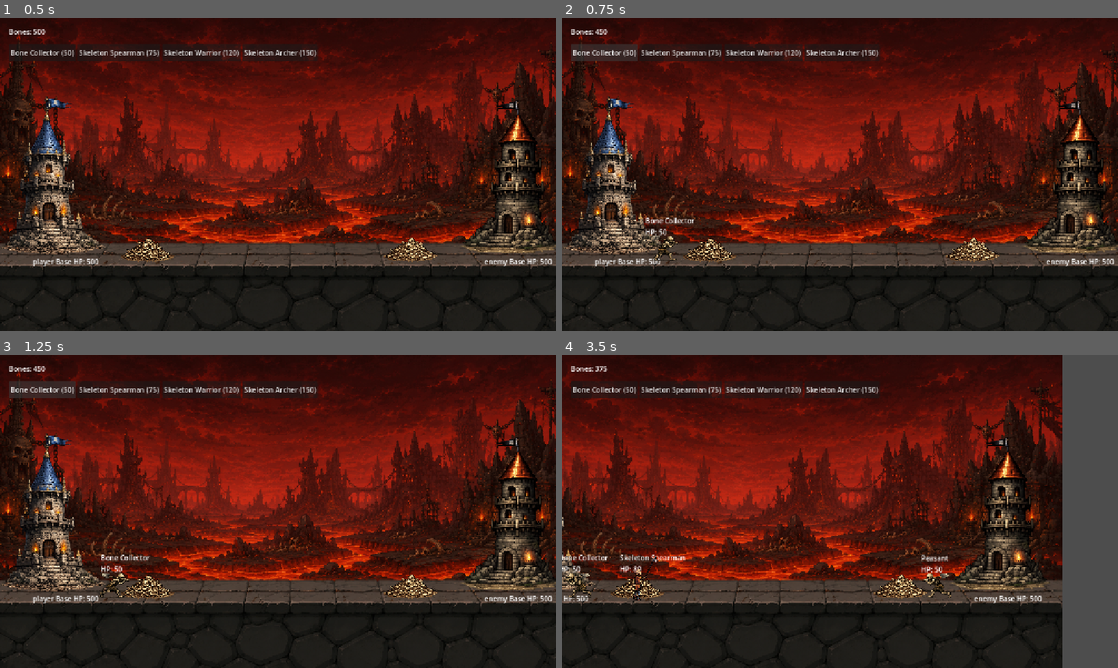
Above: before the commit, frames 1-4 (two rows, left to right).
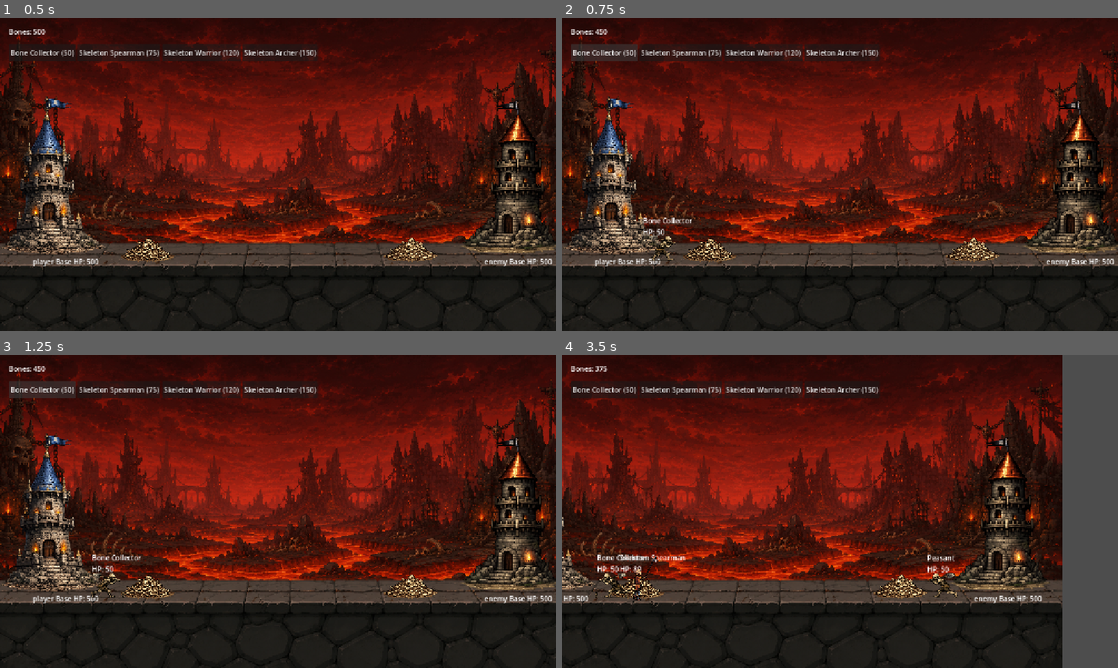
Above: after the commit, the same moments.

Repository: kyledeocades/BoneKingdom
Game: Godot game, scene res://scenes/Main.tscn
Two runs of this game, one before a commit and one after it. Both use one fixed random seed, a clock stepped at 60 frames per second and the inputs below.
Inputs (mouse positions are in pixels of both pictures, inside the frame that each line leads up to):
- Up to frame 1 (0.5 s): no input
- Up to frame 2 (0.75 s): click "Bone Collector (50)" at 0.5 s
- Up to frame 3 (1.25 s): no input
- Up to frame 4 (3.5 s): click "Skeleton Spearman (75)" at 1.25 s; move the mouse to (962, 495) at 2.02 s; hold Right (ui_right) 2.03-2.75 s; click (962, 495) at 2.17 s; drag from (728, 527) to (812, 574) at 2.77 s

Frame 1 is identical in both runs. In frame 2, 0.3% of the frame differs, in the area x 14-24%, y 63-78%; in frame 3, 0.5%; in frame 4, 1.0%, in the area x 0-72%, y 63-78%.

Commit message:
Fix sprite bug

Diff:
--- a/data/unit_types/collector.tres
+++ b/data/unit_types/collector.tres
@@ -1,21 +1,16 @@
-[gd_resource type="Resource" script_class="UnitStats" load_steps=2 format=3]
+[gd_resource type="Resource" script_class="UnitStats" format=3 uid="uid://8k0nwh7kp82y"]
 
-[ext_resource type="Script" path="res://scripts/managers/UnitTypeStats.gd" id="1_3vkmp"]
+[ext_resource type="Script" uid="uid://do7isxb5bikop" path="res://scripts/managers/UnitTypeStats.gd" id="1_3vkmp"]
 
 [resource]
 script = ExtResource("1_3vkmp")
 unit_id = "collector"
 player_name = "Bone Collector"
 enemy_name = "Peasant"
-cost = 50
 max_health = 50
 damage = 0
-move_speed = 40.0
+move_speed = 25.0
 attack_range = 0.0
-attack_cooldown = 1.0
 is_worker = true
-gather_rate = 10
-gather_cooldown = 2.0
+gather_rate = 15
 sort_order = 10
-player_spawn_enabled = true
-enemy_ai_enabled = true
--- a/sprites/Skeleton_Archer/archer_frames.tres
+++ b/sprites/Skeleton_Archer/archer_frames.tres
@@ -127,6 +127,66 @@
 atlas = ExtResource("2_e22ib")
 region = Rect2(1792, 0, 128, 128)
 
+[sub_resource type="AtlasTexture" id="AtlasTexture_e22ib"]
+atlas = ExtResource("7_wsvt8")
+region = Rect2(0, 0, 128, 128)
+
+[sub_resource type="AtlasTexture" id="AtlasTexture_njqwb"]
+atlas = ExtResource("7_wsvt8")
+region = Rect2(128, 0, 128, 128)
+
+[sub_resource type="AtlasTexture" id="AtlasTexture_ymwxo"]
+atlas = ExtResource("7_wsvt8")
+region = Rect2(256, 0, 128, 128)
+
+[sub_resource type="AtlasTexture" id="AtlasTexture_60pd5"]
+atlas = ExtResource("7_wsvt8")
+region = Rect2(384, 0, 128, 128)
+
+[sub_resource type="AtlasTexture" id="AtlasTexture_uo305"]
+atlas = ExtResource("7_wsvt8")
+region = Rect2(512, 0, 128, 128)
+
+[sub_resource type="AtlasTexture" id="AtlasTexture_wlch8"]
+atlas = ExtResource("7_wsvt8")
+region = Rect2(640, 0, 128, 128)
+
+[sub_resource type="AtlasTexture" id="AtlasTexture_54w6u"]
+atlas = ExtResource("7_wsvt8")
+region = Rect2(768, 0, 128, 128)
+
+[sub_resource type="AtlasTexture" id="AtlasTexture_2j1t1"]
+atlas = ExtResource("7_wsvt8")
+region = Rect2(896, 0, 128, 128)
+
+[sub_resource type="AtlasTexture" id="AtlasTexture_btnsf"]
+atlas = ExtResource("7_wsvt8")
+region = Rect2(1024, 0, 128, 128)
+
+[sub_resource type="AtlasTexture" id="AtlasTexture_kpq08"]
+atlas = ExtResource("7_wsvt8")
+region = Rect2(1152, 0, 128, 128)
+
+[sub_resource type="AtlasTexture" id="AtlasTexture_ygttu"]
+atlas = ExtResource("7_wsvt8")
+region = Rect2(1280, 0, 128, 128)
+
+[sub_resource type="AtlasTexture" id="AtlasTexture_r1ycd"]
+atlas = ExtResource("7_wsvt8")
+region = Rect2(1408, 0, 128, 128)
+
+[sub_resource type="AtlasTexture" id="AtlasTexture_nc51a"]
+atlas = ExtResource("7_wsvt8")
+region = Rect2(1536, 0, 128, 128)
+
+[sub_resource type="AtlasTexture" id="AtlasTexture_803j6"]
+atlas = ExtResource("7_wsvt8")
+region = Rect2(1664, 0, 128, 128)
+
+[sub_resource type="AtlasTexture" id="AtlasTexture_ejlng"]
+atlas = ExtResource("7_wsvt8")
+region = Rect2(1792, 0, 128, 128)
+
 [sub_resource type="AtlasTexture" id="AtlasTexture_dn72c"]
 atlas = ExtResource("4_f5aav")
 region = Rect2(0, 0, 128, 128)
@@ -319,6 +379,56 @@
 }, {
 "frames": [{
 "duration": 1.0,
+"texture": SubResource("AtlasTexture_e22ib")
+}, {
+"duration": 1.0,
+"texture": SubResource("AtlasTexture_njqwb")
+}, {
+"duration": 1.0,
+"texture": SubResource("AtlasTexture_ymwxo")
+}, {
+"duration": 1.0,
+"texture": SubResource("AtlasTexture_60pd5")
+}, {
+"duration": 1.0,
+"texture": SubResource("AtlasTexture_uo305")
+}, {
+"duration": 1.0,
+"texture": SubResource("AtlasTexture_wlch8")
+}, {
+"duration": 1.0,
+"texture": SubResource("AtlasTexture_54w6u")
+}, {
+"duration": 1.0,
+"texture": SubResource("AtlasTexture_2j1t1")
+}, {
+"duration": 1.0,
+"texture": SubResource("AtlasTexture_btnsf")
+}, {
+"duration": 1.0,
+"texture": SubResource("AtlasTexture_kpq08")
+}, {
+"duration": 1.0,
+"texture": SubResource("AtlasTexture_ygttu")
+}, {
+"duration": 1.0,
+"texture": SubResource("AtlasTexture_r1ycd")
+}, {
+"duration": 1.0,
+"texture": SubResource("AtlasTexture_nc51a")
+}, {
+"duration": 1.0,
+"texture": SubResource("AtlasTexture_803j6")
+}, {
+"duration": 1.0,
+"texture": SubResource("AtlasTexture_ejlng")
+}],
+"loop": true,
+"name": &"Attack3",
+"speed": 5.0
+}, {
+"frames": [{
+"duration": 1.0,
 "texture": SubResource("AtlasTexture_dn72c")
 }, {
 "duration": 1.0,
--- a/sprites/Skeleton_Spearman/spearman_frames.tres
+++ b/sprites/Skeleton_Spearman/spearman_frames.tres
@@ -43,6 +43,22 @@
 atlas = ExtResource("2_xvd55")
 region = Rect2(384, 0, 128, 128)
 
+[sub_resource type="AtlasTexture" id="AtlasTexture_rlplj"]
+atlas = ExtResource("1_rlplj")
+region = Rect2(0, 0, 128, 128)
+
+[sub_resource type="AtlasTexture" id="AtlasTexture_xvd55"]
+atlas = ExtResource("1_rlplj")
+region = Rect2(128, 0, 128, 128)
+
+[sub_resource type="AtlasTexture" id="AtlasTexture_ec0vb"]
+atlas = ExtResource("1_rlplj")
+region = Rect2(256, 0, 128, 128)
+
+[sub_resource type="AtlasTexture" id="AtlasTexture_8kkqb"]
+atlas = ExtResource("1_rlplj")
+region = Rect2(384, 0, 128, 128)
+
 [sub_resource type="AtlasTexture" id="AtlasTexture_0wqhb"]
 atlas = ExtResource("3_ec0vb")
 region = Rect2(0, 0, 128, 128)
@@ -245,6 +261,23 @@
 }, {
 "frames": [{
 "duration": 1.0,
+"texture": SubResource("AtlasTexture_rlplj")
+}, {
+"duration": 1.0,
+"texture": SubResource("AtlasTexture_xvd55")
+}, {
+"duration": 1.0,
+"texture": SubResource("AtlasTexture_ec0vb")
+}, {
+"duration": 1.0,
+"texture": SubResource("AtlasTexture_8kkqb")
+}],
+"loop": true,
+"name": &"Attack3",
+"speed": 5.0
+}, {
+"frames": [{
+"duration": 1.0,
 "texture": SubResource("AtlasTexture_0wqhb")
 }, {
 "duration": 1.0,
